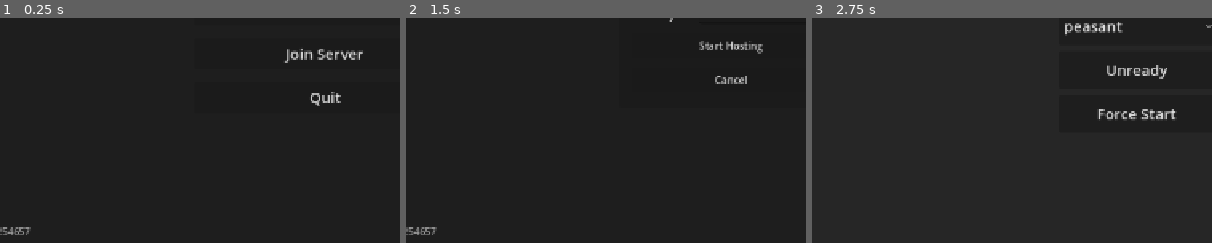
Above: before the commit, frames 1-3 (left to right).
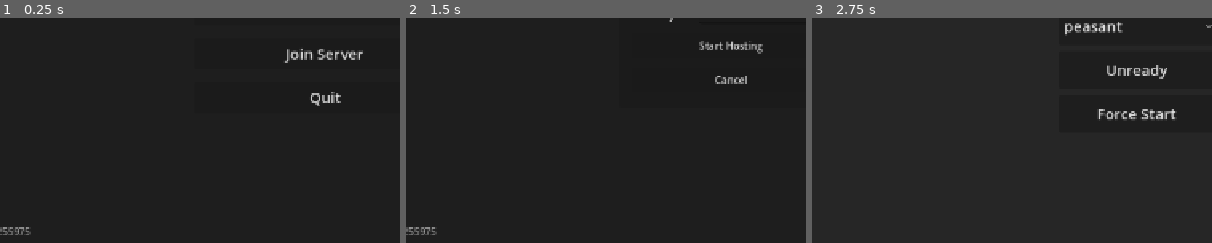
Above: after the commit, the same moments.

Repository: zakanater19/godot-roguetown
Game: Godot game, scene res://scenes/main_menu.tscn
Two runs of this game, one before a commit and one after it. Both use one fixed random seed, a clock stepped at 60 frames per second and the inputs below.
Inputs (mouse positions are % of the whole screen's width and height, from its top left):
- Up to frame 1 (0.25 s): no input
- Up to frame 2 (1.5 s): tap Enter at 0.5 s; move the mouse to (72, 45) at 0.52 s; hold D 0.53-1.25 s; hold Shift 0.53-1.25 s; click (72, 45) at 0.67 s; tap Space at 0.77 s; click "Host Server" at 1.25 s
- Up to frame 3 (2.75 s): click "Start Hosting" at 2 s
The pictures show only the part of the screen within x 9-59%, y 50-100%; the shares and areas given below are measured in that part.

The runs differ from the first frame. In frame 1, 0.1% of the frame differs, in the area x 2-8%, y 92-97%; in frame 2, 0.1%; in frame 3, nothing differs.

Commit message:
bugfix for Z level issue

Diff:
--- a/scripts/net/game_version.gd
+++ b/scripts/net/game_version.gd
@@ -3,7 +3,7 @@
 
 ## Keep this for executable/binary level compatibility only. Runtime content,
 ## scenes, scripts, and maps are synced via the server bundle hash below.
-const APP_VERSION: String = "1776254657"
+const APP_VERSION: String = "1776255975"
 
 ## Directories that still support lightweight resource diffs as a fallback when
 ## talking to older servers. Full bundle sync does not depend on this list.
--- a/scripts/systems/lighting.gd
+++ b/scripts/systems/lighting.gd
@@ -71,7 +71,8 @@
 	# 1. Setup the heightmap image tracking opaque blocks on the CPU
 	# r channel = highest wall/opaque Z-level
 	# g channel = highest floor/any tile Z-level
-	roof_map_image = Image.create(1000, 1000, false, Image.FORMAT_RG8)
+	# b channel = opaque bitmask (bit 0 = Z1, bit 1 = Z2, etc)
+	roof_map_image = Image.create(1000, 1000, false, Image.FORMAT_RGBA8)
 	roof_map_image.fill(Color(0, 0, 0, 1))
 
 	# 2. Precalculate the tight 7x7 (3 tile radius) blur kernel for soft local shadows
@@ -113,9 +114,9 @@
 	active_lamps.erase(lamp)
 
 func rebuild_roof_map() -> void:
-	var roof_data = PackedByteArray()
-	roof_data.resize(1000 * 1000 * 2)
-	roof_data.fill(0)
+	var img = Image.create(1000, 1000, false, Image.FORMAT_RGBA8)
+	img.fill(Color(0, 0, 0, 1))
+	var roof_data = img.get_data()
 
 	for z in range(1, 6):
 		var tm = World.get_tilemap(z)
@@ -127,10 +128,11 @@
 					if source_id != -1:
 						if source_id == 2:
 							continue
-						var idx = (pos.y * 1000 + pos.x) * 2
+						var idx = (pos.y * 1000 + pos.x) * 4
 						var is_op = TileDefs.is_opaque(source_id, tm.get_cell_atlas_coords(pos))
 						if is_op:
 							if z > roof_data[idx]: roof_data[idx] = z
+							roof_data[idx + 2] |= (1 << (z - 1))
 						if z > roof_data[idx + 1]: roof_data[idx + 1] = z
 
 	for z in range(1, 6):
@@ -147,17 +149,19 @@
 							break
 					World.solid_grid[z][pos] = valid_objs
 					if is_op:
-						var idx = (pos.y * 1000 + pos.x) * 2
+						var idx = (pos.y * 1000 + pos.x) * 4
 						if z > roof_data[idx]: roof_data[idx] = z
+						roof_data[idx + 2] |= (1 << (z - 1))
 						if z > roof_data[idx + 1]: roof_data[idx + 1] = z
 
-	roof_map_image = Image.create_from_data(1000, 1000, false, Image.FORMAT_RG8, roof_data)
+	roof_map_image = Image.create_from_data(1000, 1000, false, Image.FORMAT_RGBA8, roof_data)
 	_roof_map_revision += 1
 
 func update_roof_map_at(pos: Vector2i) -> void:
 	if pos.x < 0 or pos.x >= 1000 or pos.y < 0 or pos.y >= 1000: return
 	var highest_wall_z = 0
 	var highest_floor_z = 0
+	var opaque_mask = 0
 
 	for z in range(5, 0, -1):
 		var tm = World.get_tilemap(z)
@@ -180,13 +184,13 @@
 			World.solid_grid[z][pos] = valid_objs
 
 		if source_id != -1 and highest_floor_z == 0: highest_floor_z = z
-		if is_opaque and highest_wall_z == 0:
-			highest_wall_z = z
-			if highest_floor_z == 0: highest_floor_z = z
-
-		if highest_wall_z > 0 and highest_floor_z > 0: break
-
-	var new_col = Color(highest_wall_z / 255.0, highest_floor_z / 255.0, 0, 1)
+		if is_opaque:
+			opaque_mask |= (1 << (z - 1))
+			if highest_wall_z == 0:
+				highest_wall_z = z
+				if highest_floor_z == 0: highest_floor_z = z
+
+	var new_col = Color8(highest_wall_z, highest_floor_z, opaque_mask, 255)
 	if roof_map_image.get_pixel(pos.x, pos.y) != new_col:
 		roof_map_image.set_pixel(pos.x, pos.y, new_col)
 		_roof_map_revision += 1
@@ -269,7 +273,7 @@
 				wall_z_data[idx] = 0; floor_z_data[idx] = 0; tile_flags[idx] = 0
 				continue
 
-			var roof_idx := (tile.y * 1000 + tile.x) * 2
+			var roof_idx := (tile.y * 1000 + tile.x) * 4
 			wall_z_data[idx] = roof_data[roof_idx]
 			floor_z_data[idx] = roof_data[roof_idx + 1]
 
@@ -539,7 +543,7 @@
 			var tile = player_tile + Vector2i(lx - 16, ly - 11)
 			var flags = 0
 			if tile.x >= 0 and tile.x < 1000 and tile.y >= 0 and tile.y < 1000:
-				var roof_idx = (tile.y * 1000 + tile.x) * 2
+				var roof_idx = (tile.y * 1000 + tile.x) * 4
 				var wall_z = roof_data[roof_idx]
 				var floor_z = roof_data[roof_idx + 1]
 				var is_roofed = (wall_z > current_z) or (floor_z > current_z)
@@ -640,7 +644,7 @@
 					var cx = tile.x + offset.x
 					var cy = tile.y + offset.y
 					if cx < 0 or cx >= 1000 or cy < 0 or cy >= 1000: continue
-					var c_idx = (cy * 1000 + cx) * 2
+					var c_idx = (cy * 1000 + cx) * 4
 					var block = 1.0 if (roof_data[c_idx] >= current_z or roof_data[c_idx + 1] > current_z) else 0.0
 					var w = blur_weights[offset]
 					shadow += block * w
@@ -700,8 +704,8 @@
 		if x0 == x1 and y0 == y1: break
 		if x0 != start_x or y0 != start_y:
 			if x0 >= 0 and x0 < 1000 and y0 >= 0 and y0 < 1000:
-				var idx = (y0 * 1000 + x0) * 2
-				if roof_data[idx] >= check_z or roof_data[idx+1] > check_z:
+				var idx = (y0 * 1000 + x0) * 4
+				if (roof_data[idx + 2] & (1 << (check_z - 1))) != 0:
 					return true
 		var e2 = 2 * err
 		if e2 >= dy:
